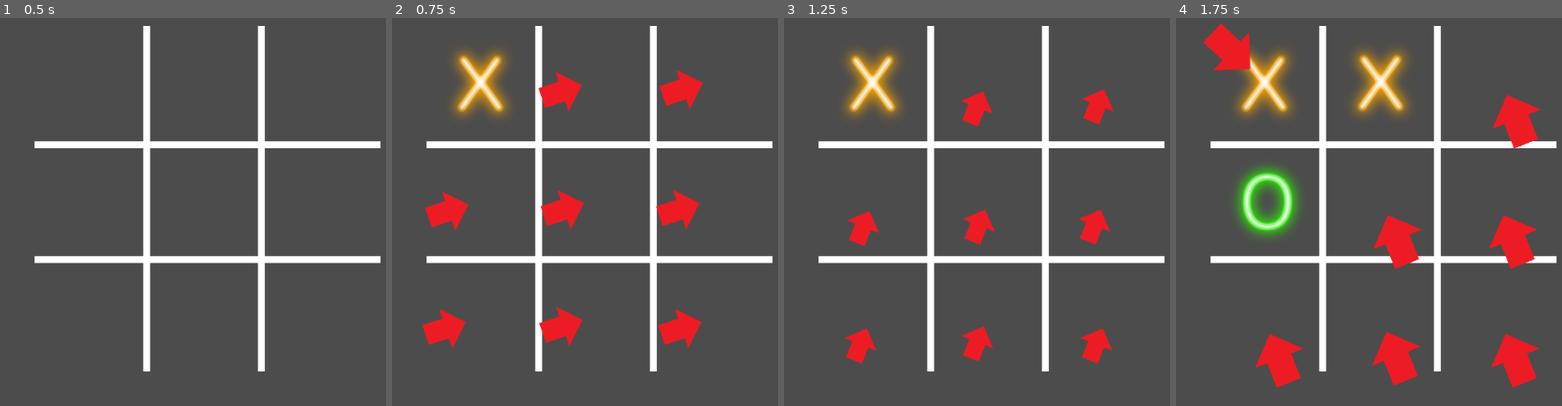
Above: before the commit, frames 1-4 (left to right).
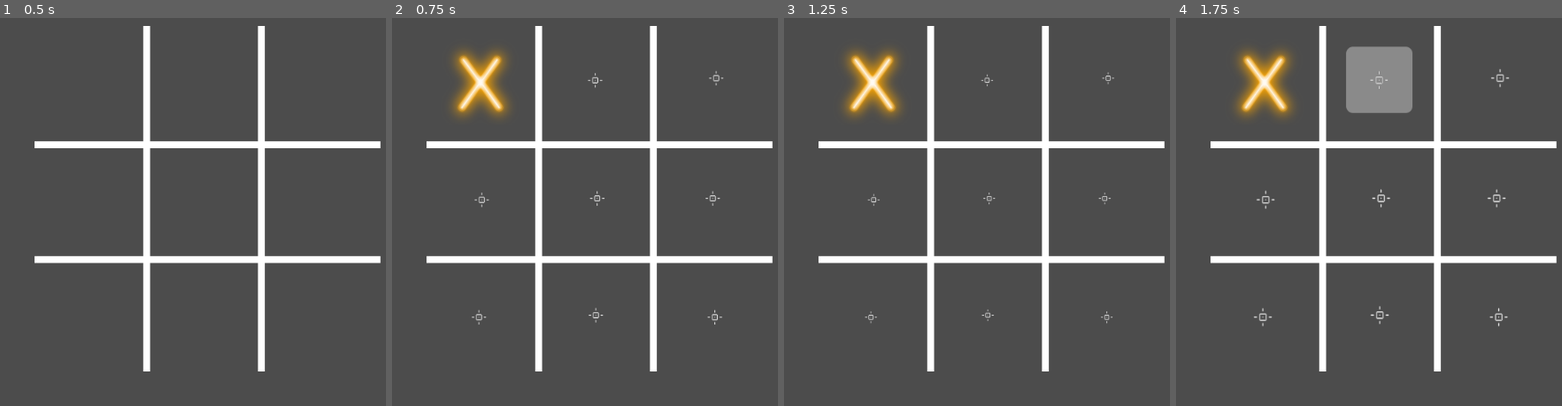
Above: after the commit, the same moments.

Repository: DrAlta/BattleTicTacToe
Game: Godot game, scene res://Main.tscn
Two runs of this game, one before a commit and one after it. Both use one fixed random seed, a clock stepped at 60 frames per second and the inputs below.
Inputs (mouse positions are in pixels of both pictures, inside the frame that each line leads up to):
- Up to frame 1 (0.5 s): no input
- Up to frame 2 (0.75 s): click (480, 80) at 0.5 s
- Up to frame 3 (1.25 s): no input
- Up to frame 4 (1.75 s): click (1380, 80) at 1.25 s

Frame 1 is identical in both runs. In frame 2, 5.2% of the frame differs, in the area x 7-86%, y 13-86%; in frame 3, 3.5%; in frame 4, 12%, in the area x 7-95%, y 1-96%.

Commit message:
updated the heuristic and fixed a bug in the GUI

Diff:
--- a/src/MCTS.gd
+++ b/src/MCTS.gd
@@ -36,7 +36,7 @@
 
 	func untried_actions():
 	# Returns the list of untried actions from a given state.
-		_untried_actions = state.get_legal_actions()
+		_untried_actions = state.get_good_actions()
 		return _untried_actions
 
 	func q():
@@ -68,7 +68,7 @@
 		if state.debug == true:
 
 			print("62:is game over"+str(state.is_game_over()))
-		if state.get_legal_actions().size() == 0:
+		if state.get_good_actions().size() == 0:
 			return(true)
 		return(state.is_game_over())
 
@@ -79,7 +79,7 @@
 			if state.debug == true:
 				print("71:is game over"+str(current_rollout_state.is_game_over()))
 
-			var possible_moves = current_rollout_state.get_legal_actions()
+			var possible_moves = current_rollout_state.get_good_actions()
 
 			var action_x = rollout_policy(possible_moves)
 			current_rollout_state = current_rollout_state.move(action_x)
@@ -146,7 +146,7 @@
 
 	func best_action():
 	# This is the best action function which returns the node corresponding to best possible move. The step of expansion, simulation and backpropagation are carried out by the code above.
-		var simulation_no = 100
+		var simulation_no = 3000
 #		for action_x in _untried_actions:
 #			var next_state = state.move(action_x)
 #			var child_node = MonteCarloTreeSearchNode.new(next_state, self, action_x)
@@ -283,6 +283,25 @@
 						defense.append(x)
 		return([offense, defense])
 
+	func get_good_actions():
+	# Modify according to your game or needs. Constructs a list of all possible actions from current state. Returns a list.
+		var moves = []
+
+		var opponent= "X"
+		if player == "X":
+			opponent= "O"
+
+		for x in heuristic():
+
+			if get_position(x)[0] == opponent:
+				for attacker in attackers[x-1]:
+					if get_position(attacker) == [player, 1]:
+						moves.append([int(attacker), int(x)])
+			if get_position(x)[0] == " ":
+				moves.append([int(x),int(x)])
+		return(moves)
+		pass
+
 	func get_legal_actions():
 	# Modify according to your game or needs. Constructs a list of all possible actions from current state. Returns a list.
 		var moves = []
@@ -291,7 +310,7 @@
 		if player == "X":
 			opponent= ["O", "c"]
 
-		for x in heuristic():
+		for x in range(1,9):
 
 			if get_position(x)[0] in opponent:
 				for attacker in attackers[x-1]:
@@ -364,7 +383,7 @@
 
 	func is_game_over():
 	# Modify according to your game or needs. It is the game over condition and depends on your game. Returns true or false
-		if get_legal_actions().size() == 0:
+		if get_good_actions().size() == 0:
 			return(true)
 
 		return(game_result() != 0)
@@ -385,71 +404,63 @@
 		if player == "X":
 			opponent = "O"
 		for x in range(3):
-			var take
 			var total = 0
 			for p in range(1,4):
 				var piece = get_position(x*3+p)[0]
-				if piece== " ":
-					take = x*3+p
-				elif piece == opponent:
+				if piece == opponent:
 					total += 1
 				elif piece == player:
 					total -= 1
 			if total == 2:
-				blocks.append(take)
+				for b in range(1,4):
+					blocks.append(x*3+b)
 			elif total == -2:
-				winning.append(take)
+				for w in range(1,4):
+					winning.append(x*3+w)
 #	for x in range(1,4):
 #		for c in range(3):
 
 		#collomes?
 		for x in range(1,4):
-			var take
 			var total = 0
 			for c in range(3):
 					var piece = get_position((c*3)+x)[0]
-					if piece== " ":
-						take = (c*3)+x
-					elif piece == opponent:
+					if piece == opponent:
 						total += 1
+						if total == 2:
+							for b in range(1,4):
+								blocks.append((c*3)+b)
 					elif piece == player:
 						total -= 1
-			if total == 2:
-				blocks.append(take)
-			elif total == -2:
-				winning.append(take)
+						if total == -2:
+							for w in range(1,4):
+								winning.append((c*3)+w)
 
 		#\diag
-		var take
 		var total = 0
 		for x in [1,5,9]:
 				var piece = get_position(x)[0]
-				if piece== " ":
-					take = x
-				elif piece == opponent:
+				if piece == opponent:
 					total += 1
 				elif piece == player:
 					total -= 1
 		if total == 2:
-			blocks.append(take)
+			blocks.append_array([1,5,9])
 		elif total == -2:
-			winning.append(take)
+			winning.append_array([1,5,9])
 
 		#/diag
-		take = null
 		total = 0
 		for x in [3,5,7]:
 				var piece = get_position(x)[0]
-				if piece== " ":
-					take = x
-				elif piece == opponent:
+				if piece == opponent:
 					total += 1
 				elif piece == player:
 					total -= 1
 		if total == 2:
-			blocks.append(take)
+			blocks.append_array([3,5,7])
 		elif total == -2:
-			winning.append(take)
+			winning.append_array([3,5,7])
 		if winning.empty():
 			if blocks.empty():
 				return([1,2,3,4,5,6,7,8,9])
--- a/src/Main.gd
+++ b/src/Main.gd
@@ -20,7 +20,7 @@
 var offense
 var defense
 
-enum {PEACE, ATTACKING, DEFENDING, THINKING, AIDONE}
+enum {PEACE, ATTACKING, DEFENDING, START_THINKING, THINKING, AIDONE}
 var move_phase : = PEACE
 var selected = null
 
@@ -47,16 +47,19 @@
 	winDialog.get_ok().set_text("Play Again!")
 
 func _process(delta):
-	if move_phase == THINKING:
+	if move_phase == START_THINKING:
+		move_phase == THINKING
 		#print("_process mutex lock")
 		mutex.lock()
 		for btn in board:
 			if btn.id in defense:
-				btn.get_node("Attacker").visible = true
-				btn.get_node("Attacker").rotation_degrees += delta * AI_speed
+#				btn.get_node("Attacker").visible = true
+#				btn.get_node("Attacker").rotation_degrees += delta * AI_speed
+				btn.get_node("AI").visible = true
 			elif btn.piece == " ":
-				btn.get_node("Attacker").visible = true
-				btn.get_node("Attacker").rotation_degrees += -delta * AI_speed
+#				btn.get_node("Attacker").visible = true
+#				btn.get_node("Attacker").rotation_degrees += -delta * AI_speed
+				btn.get_node("AI").visible = true
 		mutex.unlock()
 		if move_phase == AIDONE:
 			thread.wait_to_finish()
@@ -83,7 +86,7 @@
 					btn.get_node("Defender").visible = false
 			else:
 				btn.get_node("Defender").visible = false
-	if false and move_phase == ATTACKING :#or (buttons[id - 1].value == "O"):
+	if move_phase == ATTACKING :#or (buttons[id - 1].value == "O"):
 		for btn in board:
 			var id = btn.id
 			if id in defense:
@@ -106,20 +109,13 @@
 func _exit_tree():
 	thread.wait_to_finish()
 
-func legal_ka(move):
-	for x in legal_moves:
-		if move == [5, 8]:
-			print("good move")
-			return(true)
-	return(false)
-
 func onTicTacBtnHover(id):
 	mutex.lock()
 	if move_phase == PEACE :#or (buttons[id - 1].value == "O"):
 		for btn in board:
 			if btn.id == 8:
 				print("L114:" + str([id, btn.id]))
-			if legal_ka([int(id), int(btn.id)]):
+			if [int(id), int(btn.id)] in legal_moves:
 				if id == btn.id + 1:
 					btn.get_node("Attacker").rotation_degrees = 180
 					btn.get_node("Attacker").visible = true
@@ -163,7 +159,9 @@
 		defense = battles[1]
 	else:
 		print("won by"+str(game.win_result()))
-		showWinDialog("Game Vver",game.player + "won!")
+		showWinDialog("Game Over",game.player + "won!")
+		return(false)
+	return(true)
 
 
 func AI_move():
@@ -179,18 +177,20 @@
 	print("AI doing " + str(move))
 	place_mark(board[move[1]- 1], "O")
 
-	do_move(move)
-	print("AI mutex lock")
-	mutex.lock()
-	move_phase = PEACE
-	for btn in board:
-		btn.get_node("Attacker").visible = false
-	mutex.unlock()
-	print("AI mutex unlock")
+	if do_move(move):
+		print("AI mutex lock")
+		mutex.lock()
+		move_phase = PEACE
+		for btn in board:
+			btn.get_node("Attacker").visible = false
+			btn.get_node("Defender").visible = false
+			btn.get_node("AI").visible = false
+		mutex.unlock()
+		print("AI mutex unlock")
 
 
 func AIturn():
-		move_phase = THINKING
+		move_phase = START_THINKING
 		thread = Thread.new()
 		thread.start(self, "AI_move")
 
@@ -219,8 +219,8 @@
 			if btn.piece == " ":
 				print(game.player + " took " + str(button))
 				place_mark(btn, game.player)
-				do_move([button, button])
-				AIturn()
+				if do_move([button, button]):
+					AIturn()
 			elif btn.piece == game.player:
 				print("Attack who?")
 				selected = btn.id
@@ -236,23 +236,25 @@
 				print(game.player + " attacked " + str(button))
 				place_mark(btn, game.player)
 
-				do_move([button, selected])
-
-				AIturn()
+				if do_move([button, selected]):
+					AIturn()
 
 				#reset the UI state
 				selected = null
 
-			elif btn.piece == "X":
-				do_move([selected, btn.id])
+			else:
+				move_phase = PEACE
 		elif move_phase == ATTACKING:
-			print(game.player + " attacks " + str(button))
-			place_mark(btn, game.player)
-			board[selected - 1].reset()
-
-			do_move([selected, button])
-
-			AIturn()
+			if [selected, button] in legal_moves:
+				print(game.player + " attacks " + str(button))
+				place_mark(btn, game.player)
+				board[selected - 1].reset()
+
+				if do_move([selected, button]):
+					AIturn()
+			else:
+				print("caneling Attack:"+str([selected, button]))
+				move_phase == PEACE
 
 func onPlayAgain():
 	clearBoard()
--- a/src/TicTacButton.gd
+++ b/src/TicTacButton.gd
@@ -17,8 +17,8 @@
 signal test(id)
 
 func _ready():
-	tween_node = $Attacker/Arrow/Tween
-	tween_node.interpolate_property($Attacker, "scale",
+	tween_node = $AI/Tween
+	tween_node.interpolate_property($AI, "scale",
 	Vector2(1,1), Vector2(0.5,0.5),
 	1.33,Tween.TRANS_SINE,Tween.EASE_OUT)
 	tween_node.start()
--- a/src/TicTacButton.tscn
+++ b/src/TicTacButton.tscn
@@ -1,9 +1,10 @@
-[gd_scene load_steps=5 format=2]
+[gd_scene load_steps=6 format=2]
 
 [ext_resource path="res://Hover.png" type="Texture" id=1]
 [ext_resource path="res://TicTacButton.gd" type="Script" id=2]
 [ext_resource path="res://Attaker.tscn" type="PackedScene" id=3]
 [ext_resource path="res://Defender.tscn" type="PackedScene" id=4]
+[ext_resource path="res://crosshair6.png" type="Texture" id=5]
 
 [node name="TicTacButton" type="TextureButton"]
 margin_right = 128.0
@@ -38,5 +39,14 @@
 repeat = true
 playback/repeat = true
 
+[node name="AI" type="Sprite" parent="."]
+visible = false
+position = Vector2( 64, 64 )
+texture = ExtResource( 5 )
+
+[node name="Tween" type="Tween" parent="AI"]
+repeat = true
+playback/repeat = true
+
 [connection signal="mouse_entered" from="." to="." method="_on_TicTacButton_mouse_entered"]
 [connection signal="pressed" from="." to="." method="_on_TicTacButton_pressed"]
Binary file added: src/crosshair6.png
Not shown, added: src/crosshair6.png.import
